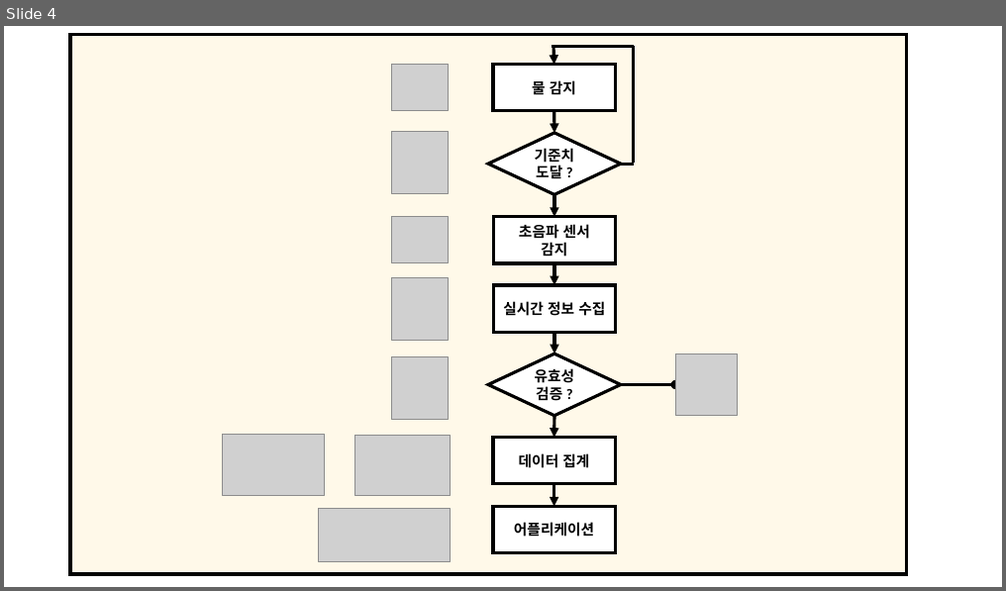
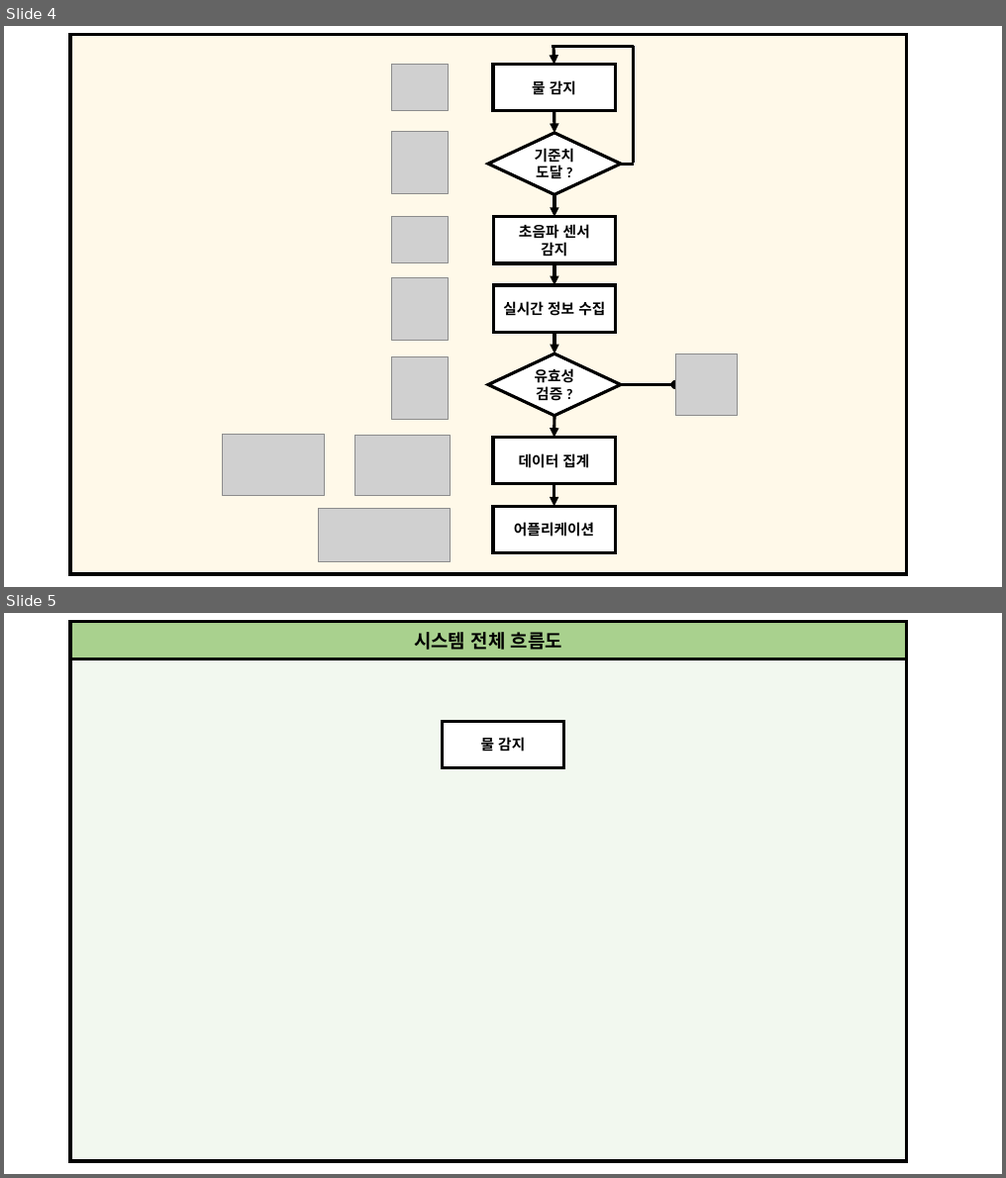
Before and after one commit to hyu-embedded/Embedded_Contest2022, a slide deck: Figure_file_1.pptx. Shown one above the other, each under a label of ours: slide 4 before the commit, slides 4 and 5 after it. The pictures are 1006x591 and 1006x1178 pixels, drawn with LibreOffice and Linux fonts; fonts in the diff are those of the drawing; grey boxes stand for pictures. Boxes give left, top, right and bottom in pixels: in the first picture for what was removed or moved away, otherwise in the second. Text is boxed around its words. In the diff, an @@ line names an element or a change of style, - is before the commit and + after.

```diff
--- a/Figure_file_1.pptx
+++ b/Figure_file_1.pptx
@@ slide 5 added at (x1=4, y1=613, x2=1002, y2=1174), background #FFFFFF @@
@@ rectangle added at (x1=70, y1=621, x2=907, y2=1161), fill #E2F0D9 at 42% opacity, outline #000000 3 pt @@
@@ rectangle added at (x1=70, y1=621, x2=907, y2=659), fill #A9D18E, outline #000000 3 pt, 18 pt, text #000000, bold @@
+시스템 전체 흐름도
@@ rectangle added at (x1=442, y1=722, x2=564, y2=768), fill #FFFFFF, outline #000000 3 pt, 14 pt, text #000000, bold @@
+물 감지
```
Also in this commit, not shown: 6 other slides added, 3 other files.
